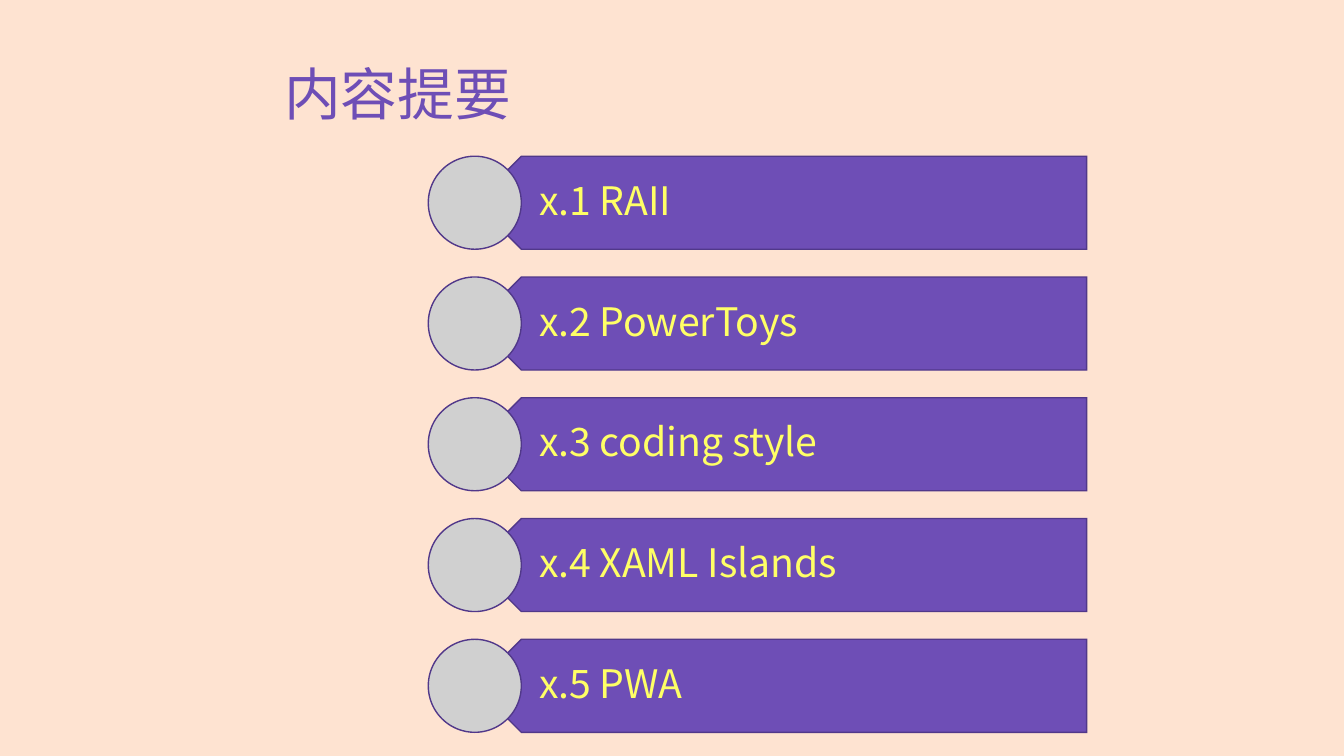
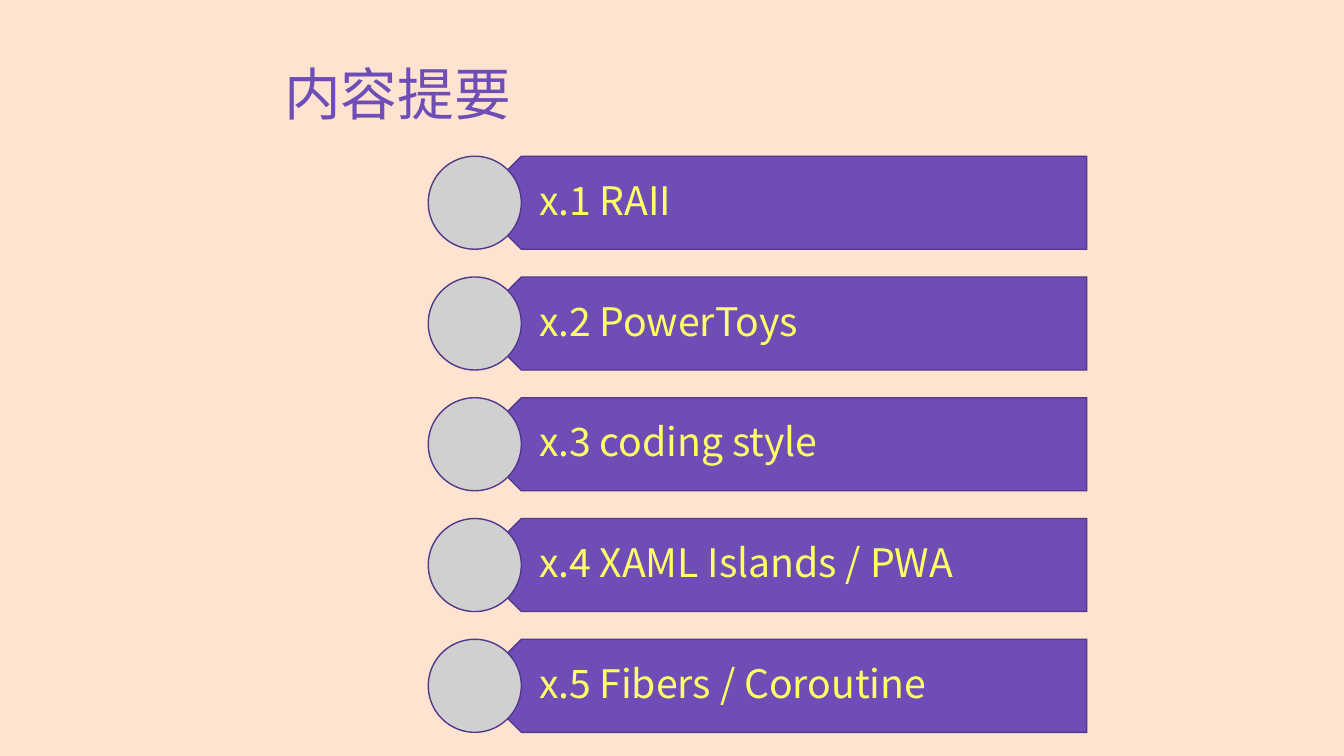
Before and after one commit to principleWindows/win-principle-2021, a slide deck: slide 3 of slides/instruction/principleWindows_extra.pptx. Drawn at 1344x756 pixels with LibreOffice and Linux fonts; fonts in the diff are those of the drawing; grey boxes stand for pictures. Boxes give left, top, right and bottom in pixels: in the first picture for what was removed or moved away, otherwise in the second. Text is boxed around its words. In the diff, an @@ line names an element or a change of style, - is before the commit and + after.

Commit message:
fiber and coroutine

```diff
--- a/slides/instruction/principleWindows_extra.pptx
+++ b/slides/instruction/principleWindows_extra.pptx
@@ text at (539, 546, 953, 578): text changed @@
-x.4 XAML Islands
+x.4 XAML Islands / PWA
@@ text at (539, 667, 926, 699): text changed @@
-x.5 PWA
+x.5 Fibers / Coroutine
```
Also in this commit, not shown: 28 other slides changed, 6 slides added, 4 other files.
